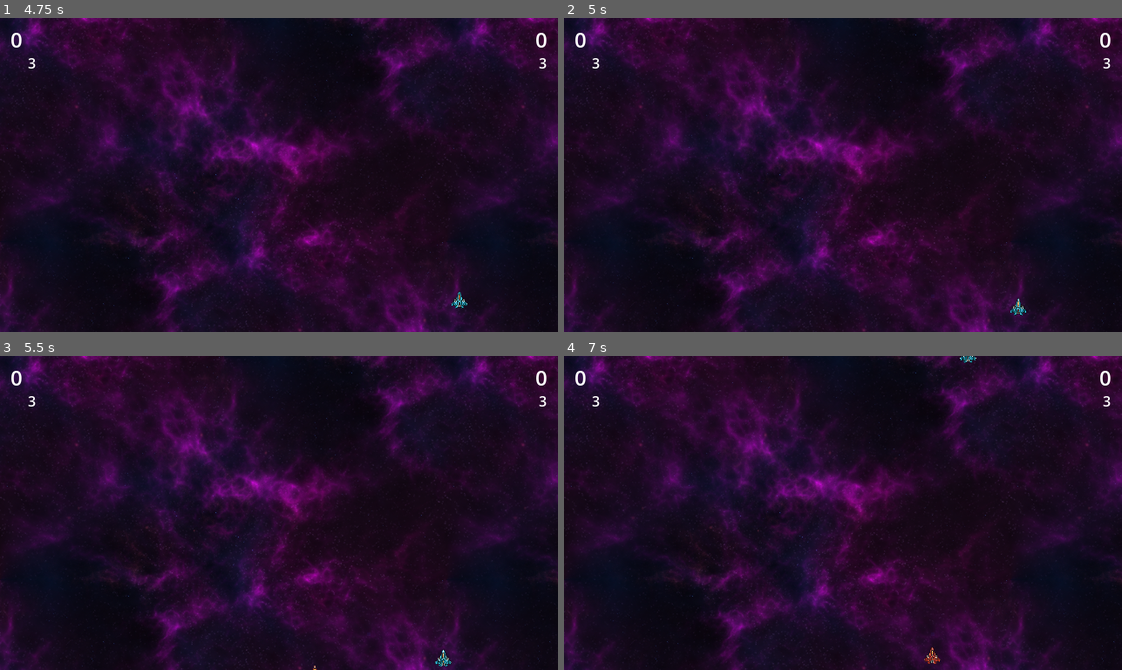
Above: before the commit, frames 1-4 (two rows, left to right).
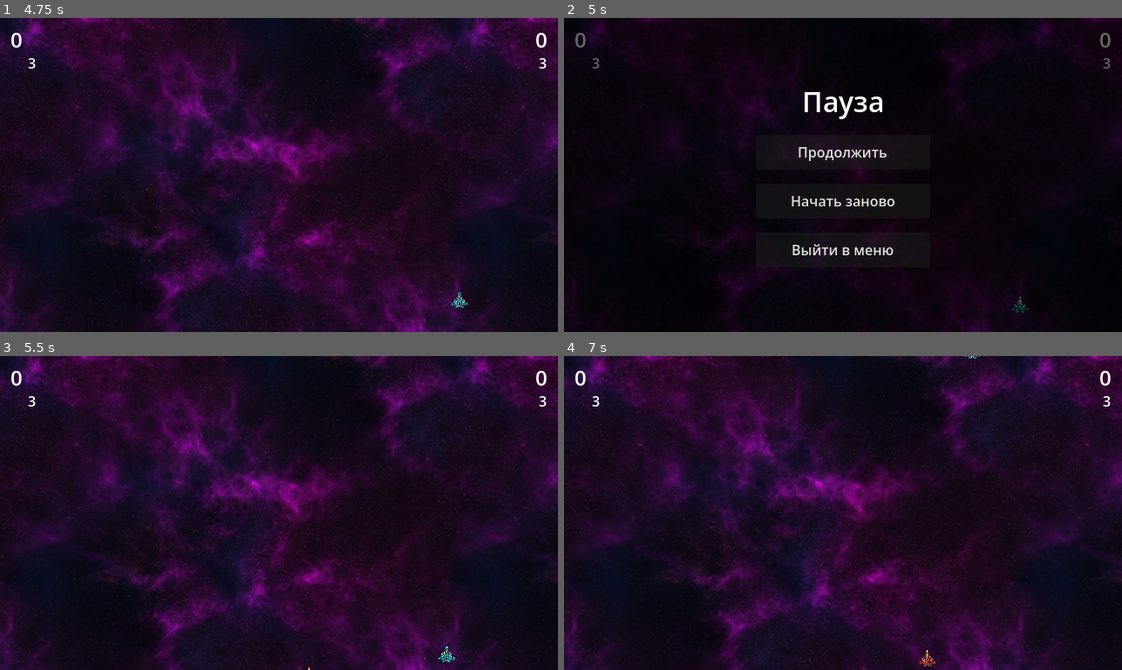
Above: after the commit, the same moments.

Repository: DeeJeezz/4-spacewar
Game: Godot game, scene res://scenes/main/main.tscn
Two runs of this game, one before a commit and one after it. Both use one fixed random seed, a clock stepped at 60 frames per second and the inputs below.
Inputs (mouse positions are in pixels of both pictures, inside the frame that each line leads up to):
- Up to frame 1 (4.75 s): click "Играть" at 0.5 s
- Up to frame 2 (5 s): tap Escape (pause, bound only after the commit) at 4.9 s
- Up to frame 3 (5.5 s): click (279, 491) at 5 s, where only the run after the commit has a clickable "Продолжить"
- Up to frame 4 (7 s): no input

Frame 1 is identical in both runs. In frame 2, 35% of the frame differs, in the area x 0-100%, y 0-100%; in frame 3, 0.1%; in frame 4, 0.2%.

Commit message:
pause menu

Diff:
--- a/project.godot
+++ b/project.godot
@@ -81,6 +81,11 @@
 "events": [Object(InputEventKey,"resource_local_to_scene":false,"resource_name":"","device":-1,"window_id":0,"alt_press …(195 unchanged characters)…
 ]
 }
+pause={
+"deadzone": 0.2,
+"events": [Object(InputEventKey,"resource_local_to_scene":false,"resource_name":"","device":-1,"window_id":0,"alt_pressed":false,"shift_pressed":false,"ctrl_pressed":false,"meta_pressed":false,"pressed":false,"keycode":0,"physical_keycode":4194305,"key_label":0,"unicode":0,"location":0,"echo":false,"script":null)
+]
+}
 
 [physics]
 
--- a/scenes/game/game.gd
+++ b/scenes/game/game.gd
@@ -7,6 +7,8 @@
 ## * Forwards [signal game_over] from the [RespawnManager] to [Main].
 
 signal game_over(winner_player_index: int, winner_score: int)
+signal restart_pressed
+signal menu_pressed
 
 @export var ship_textures: Array[Texture2D] = []
 
@@ -14,6 +16,8 @@
 func _ready() -> void:
 	_assign_ship_textures()
 	$RespawnManager.game_over.connect(game_over.emit)
+	$PauseMenu.restart_pressed.connect(restart_pressed.emit)
+	$PauseMenu.menu_pressed.connect(menu_pressed.emit)
 
 
 func _assign_ship_textures() -> void:
--- a/scenes/game/game.tscn
+++ b/scenes/game/game.tscn
@@ -10,6 +10,7 @@
 [ext_resource type="Script" uid="uid://bu6wsrj1rm3rn" path="res://scenes/game/game.gd" id="5_game"]
 [ext_resource type="Script" uid="uid://br8ff0salyllp" path="res://scenes/game/respawn_manager.gd" id="6_respawn_mgr"]
 [ext_resource type="Script" uid="uid://b3tdftvcxpxfd" path="res://scenes/game/camera_shake.gd" id="7_camera"]
+[ext_resource type="PackedScene" path="res://scenes/game/pause_menu.tscn" id="8_pause_menu"]
 
 [sub_resource type="RectangleShape2D" id="RectangleShape2D_e0byr"]
 size = Vector2(680, 400)
@@ -136,3 +137,5 @@
 [node name="Music" type="AudioStreamPlayer" parent="." unique_id=1800000001]
 bus = &"Music"
 autoplay = true
+
+[node name="PauseMenu" parent="." instance=ExtResource("8_pause_menu")]
--- /dev/null
+++ b/scenes/game/pause_menu.gd
@@ -0,0 +1,59 @@
+class_name PauseMenu
+extends CanvasLayer
+## Pause overlay shown while the game is paused.
+##
+## Usage: [br]
+## * Add as a child of the [Game] scene root, above the UI layer. [br]
+## * Has [constant Node.PROCESS_MODE_ALWAYS] so its buttons and the Escape key
+## keep working while the scene tree is paused. [br]
+## * Toggled with the [code]pause[/code] input action. Emits [signal restart_pressed]
+## to start a new round and [signal menu_pressed] to return to the main menu.
+
+signal restart_pressed
+signal menu_pressed
+
+@onready var _resume_button: Button = %ResumeButton
+@onready var _restart_button: Button = %RestartButton
+@onready var _menu_button: Button = %MenuButton
+
+
+func _ready() -> void:
+	_resume_button.pressed.connect(_on_resume_pressed)
+	_restart_button.pressed.connect(_on_restart_pressed)
+	_menu_button.pressed.connect(_on_menu_pressed)
+
+
+func _unhandled_input(event: InputEvent) -> void:
+	if event.is_action_pressed("pause"):
+		toggle_pause()
+
+
+func toggle_pause() -> void:
+	if get_tree().paused:
+		resume()
+	else:
+		pause()
+
+
+func pause() -> void:
+	visible = true
+	get_tree().paused = true
+
+
+func resume() -> void:
+	visible = false
+	get_tree().paused = false
+
+
+func _on_resume_pressed() -> void:
+	resume()
+
+
+func _on_restart_pressed() -> void:
+	resume()
+	restart_pressed.emit()
+
+
+func _on_menu_pressed() -> void:
+	resume()
+	menu_pressed.emit()
--- /dev/null
+++ b/scenes/game/pause_menu.tscn
@@ -0,0 +1,46 @@
+[gd_scene format=3]
+
+[ext_resource type="Script" uid="uid://viuwly7fm8ee" path="res://scenes/game/pause_menu.gd" id="1_pause_menu"]
+
+[node name="PauseMenu" type="CanvasLayer"]
+process_mode = 3
+visible = false
+script = ExtResource("1_pause_menu")
+
+[node name="Dim" type="ColorRect" parent="."]
+anchors_preset = 15
+anchor_right = 1.0
+anchor_bottom = 1.0
+grow_horizontal = 2
+grow_vertical = 2
+color = Color(0, 0, 0, 0.6)
+
+[node name="CenterContainer" type="CenterContainer" parent="."]
+anchors_preset = 15
+anchor_right = 1.0
+anchor_bottom = 1.0
+grow_horizontal = 2
+grow_vertical = 2
+
+[node name="VBoxContainer" type="VBoxContainer" parent="CenterContainer"]
+theme_override_constants/separation = 16
+
+[node name="Title" type="Label" parent="CenterContainer/VBoxContainer"]
+theme_override_font_sizes/font_size = 32
+text = "Пауза"
+horizontal_alignment = 1
+
+[node name="ResumeButton" type="Button" parent="CenterContainer/VBoxContainer"]
+unique_name_in_owner = true
+custom_minimum_size = Vector2(200, 40)
+text = "Продолжить"
+
+[node name="RestartButton" type="Button" parent="CenterContainer/VBoxContainer"]
+unique_name_in_owner = true
+custom_minimum_size = Vector2(200, 40)
+text = "Начать заново"
+
+[node name="MenuButton" type="Button" parent="CenterContainer/VBoxContainer"]
+unique_name_in_owner = true
+custom_minimum_size = Vector2(200, 40)
+text = "Выйти в меню"
--- a/scenes/main/main.gd
+++ b/scenes/main/main.gd
@@ -24,6 +24,8 @@
 func _on_play_pressed() -> void:
 	var game: GameScene = GAME_SCENE.instantiate()
 	game.game_over.connect(_on_game_over)
+	game.restart_pressed.connect(_on_play_pressed)
+	game.menu_pressed.connect(show_menu)
 	_set_scene(game)
 
 
--- /dev/null
+++ b/tests/test_pause_menu.gd
@@ -0,0 +1,74 @@
+extends Node
+## Tests for the pause menu overlay.
+
+const PAUSE_MENU_SCENE: PackedScene = preload("res://scenes/game/pause_menu.tscn")
+
+
+func test_esc_toggles_pause(framework: RefCounted) -> void:
+	var pause_menu: PauseMenu = PAUSE_MENU_SCENE.instantiate()
+	add_child(pause_menu)
+	await get_tree().process_frame
+	_teardown_pause()
+
+	var event := InputEventKey.new()
+	event.physical_keycode = KEY_ESCAPE
+	event.pressed = true
+	pause_menu._unhandled_input(event)
+	framework.check_true(get_tree().paused, "escape pauses the game")
+	framework.check_true(pause_menu.visible, "pause menu is shown while paused")
+
+	pause_menu._unhandled_input(event)
+	framework.check_false(get_tree().paused, "second escape resumes the game")
+	framework.check_false(pause_menu.visible, "pause menu is hidden after resuming")
+
+
+func test_resume_button_resumes(framework: RefCounted) -> void:
+	var pause_menu: PauseMenu = PAUSE_MENU_SCENE.instantiate()
+	add_child(pause_menu)
+	await get_tree().process_frame
+	_teardown_pause()
+
+	pause_menu.pause()
+	framework.check_true(get_tree().paused, "pause() pauses the tree")
+	var resume_button: Button = pause_menu.get_node("%ResumeButton")
+	resume_button.pressed.emit()
+	framework.check_false(get_tree().paused, "resume button unpauses the game")
+	framework.check_false(pause_menu.visible, "resume button hides the menu")
+
+
+func test_restart_button_emits(framework: RefCounted) -> void:
+	var pause_menu: PauseMenu = PAUSE_MENU_SCENE.instantiate()
+	add_child(pause_menu)
+	await get_tree().process_frame
+	_teardown_pause()
+
+	var emitted: Array = []
+	pause_menu.restart_pressed.connect(
+		func() -> void:
+			emitted.append("restart"),
+	)
+	pause_menu.pause()
+	pause_menu.get_node("%RestartButton").pressed.emit()
+	framework.check_equal(emitted, ["restart"], "restart button emits restart_pressed")
+	framework.check_false(get_tree().paused, "restart resumes before emitting")
+
+
+func test_menu_button_emits(framework: RefCounted) -> void:
+	var pause_menu: PauseMenu = PAUSE_MENU_SCENE.instantiate()
+	add_child(pause_menu)
+	await get_tree().process_frame
+	_teardown_pause()
+
+	var emitted: Array = []
+	pause_menu.menu_pressed.connect(
+		func() -> void:
+			emitted.append("menu"),
+	)
+	pause_menu.pause()
+	pause_menu.get_node("%MenuButton").pressed.emit()
+	framework.check_equal(emitted, ["menu"], "menu button emits menu_pressed")
+	framework.check_false(get_tree().paused, "menu button resumes before emitting")
+
+
+func _teardown_pause() -> void:
+	get_tree().paused = false
Not shown, added: scenes/game/pause_menu.gd.uid
Not shown, added: tests/test_pause_menu.gd.uid
Not shown, changed: AGENTS.md
